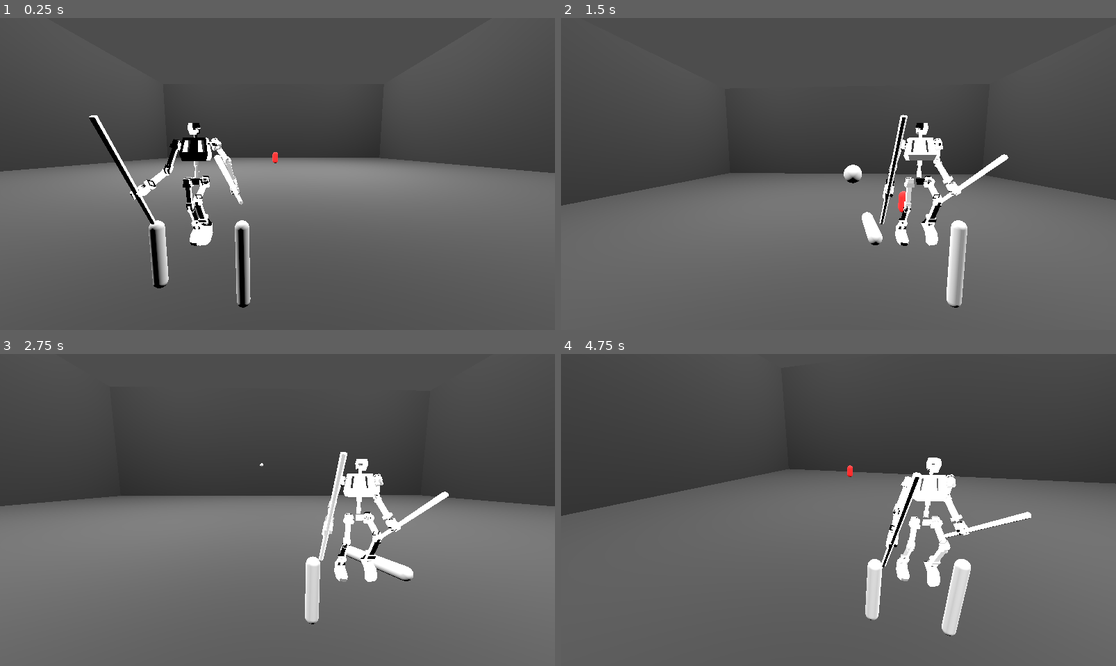
Above: before the commit, frames 1-4 (two rows, left to right).
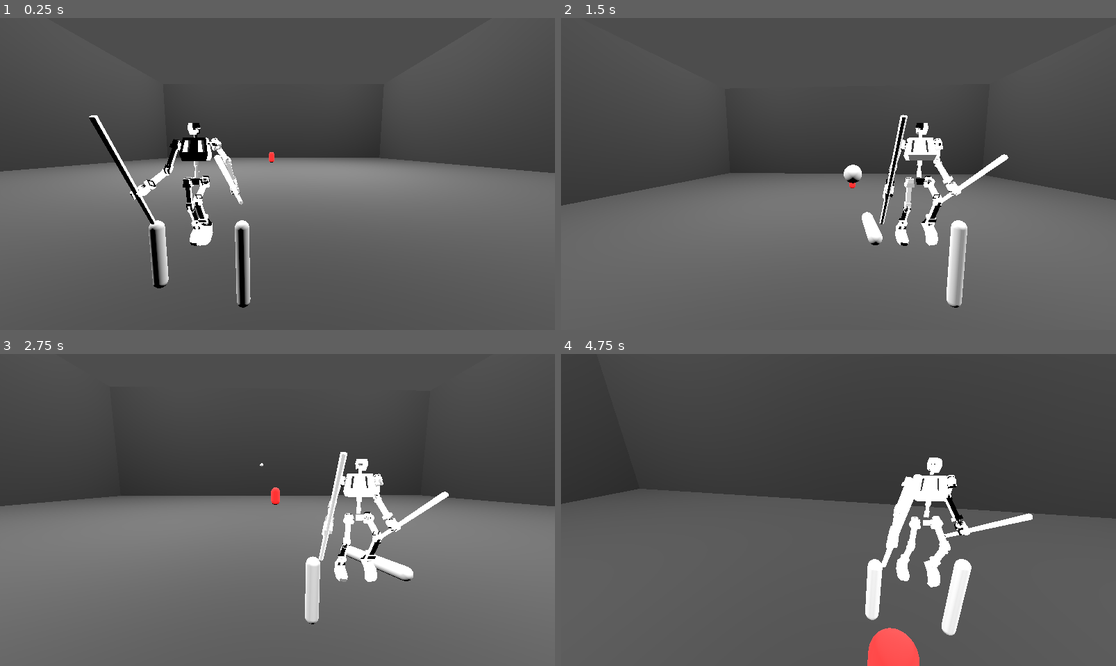
Above: after the commit, the same moments.

Repository: SKeppinger/brickbot-beatdown
Game: Godot game, scene res://demo/demo_arena.tscn
The game is run twice, just before and just after one commit, with the same random seed, the same clock (stepped at 60 frames per second) and the same inputs.
Inputs (mouse positions are in pixels of both pictures, inside the frame that each line leads up to):
- Up to frame 1 (0.25 s): no input
- Up to frame 2 (1.5 s): tap Enter at 0.5 s; move the mouse to (866, 174) at 0.52 s; hold W (move_forward) from 0.53 s (still down); tap X (change_shoulder) at 0.6 s; tap Space (jump) at 0.77 s; move the mouse to (810, 174) at 1.27 s; click (810, 174) at 1.35 s
- Up to frame 3 (2.75 s): keep holding W (move_forward); tap Space (jump) at 1.52 s; move the mouse to (288, 503) at 2.02 s; hold Right mouse button (right_ability) from 2.03 s (still down)
- Up to frame 4 (4.75 s): keep holding W (move_forward); move the mouse to (832, 516) at 2.77 s; release Right mouse button (right_ability) at 2.78 s; tap Shift (special_ability) at 2.85 s; tap Space (jump) at 3.02, 3.77, 4.52 s; move the mouse to (877, 513) at 3.52 s; hold Ctrl (sprint) 3.53-4.28 s; move the mouse to (794, 506) at 4.27 s; tap C (target_lock) at 4.35 s

The runs differ from the first frame. In frame 1, less than 0.1% of the frame differs, in the area x 48-51%, y 42-47%; in frame 2, less than 0.1%; in frame 3, less than 0.1%; in frame 4, 11%, in the area x 0-100%, y 33-100%.

Commit message:
enemy movement work
Starting work on enemy movement

Diff:
--- a/demo/demo_arena.tscn
+++ b/demo/demo_arena.tscn
@@ -57,85 +57,86 @@
 size = Vector2(60, 20)
 orientation = 0
 
-[node name="DemoArena" type="Node3D"]
+[node name="DemoArena" type="Node3D" unique_id=548794428]
 
-[node name="Light1" type="OmniLight3D" parent="."]
+[node name="Light1" type="OmniLight3D" parent="." unique_id=797241854]
 transform = Transform3D(1, 0, 0, 0, -4.371139e-08, 1, 0, -1, -4.371139e-08, -19, 25, -19)
 light_energy = 8.0
 light_indirect_energy = 16.0
 omni_range = 60.0
 omni_attenuation = 0.2
 
-[node name="Light2" type="OmniLight3D" parent="."]
+[node name="Light2" type="OmniLight3D" parent="." unique_id=1854399376]
 transform = Transform3D(1, 0, 0, 0, -4.371139e-08, 1, 0, -1, -4.371139e-08, 19, 25, 19)
 light_energy = 8.0
 light_indirect_energy = 16.0
 omni_range = 60.0
 omni_attenuation = 0.2
 
-[node name="Light3" type="OmniLight3D" parent="."]
+[node name="Light3" type="OmniLight3D" parent="." unique_id=1283709486]
 transform = Transform3D(1, 0, 0, 0, -4.371139e-08, 1, 0, -1, -4.371139e-08, -19, 25, 19)
 light_energy = 8.0
 light_indirect_energy = 16.0
 omni_range = 60.0
 omni_attenuation = 0.2
 
-[node name="Light4" type="OmniLight3D" parent="."]
+[node name="Light4" type="OmniLight3D" parent="." unique_id=1301191350]
 transform = Transform3D(1, 0, 0, 0, -4.371139e-08, 1, 0, -1, -4.371139e-08, 19, 25, -19)
 light_energy = 8.0
 light_indirect_energy = 16.0
 omni_range = 60.0
 omni_attenuation = 0.2
 
-[node name="Player" parent="." instance=ExtResource("1_b6hqq")]
+[node name="Player" parent="." unique_id=1426380079 instance=ExtResource("1_b6hqq")]
 transform = Transform3D(1, 0, 0, 0, 1, 0, 0, 0, 1, 0, 1.2, 25)
 
-[node name="Floor" type="StaticBody3D" parent="."]
+[node name="Floor" type="StaticBody3D" parent="." unique_id=1942380653]
 collision_layer = 4
 collision_mask = 3
 
-[node name="CollisionShape3D" type="CollisionShape3D" parent="Floor"]
+[node name="CollisionShape3D" type="CollisionShape3D" parent="Floor" unique_id=615976014]
 shape = SubResource("WorldBoundaryShape3D_d6po2")
 
-[node name="MeshInstance3D" type="MeshInstance3D" parent="Floor"]
+[node name="MeshInstance3D" type="MeshInstance3D" parent="Floor" unique_id=1939002869]
 transform = Transform3D(30, 0, 0, 0, 30, 0, 0, 0, 30, 0, 0, 0)
 mesh = SubResource("PlaneMesh_ytiva")
 
-[node name="Walls" type="StaticBody3D" parent="."]
+[node name="Walls" type="StaticBody3D" parent="." unique_id=942350698]
 collision_layer = 4
 collision_mask = 3
 
-[node name="CollisionShape3D" type="CollisionShape3D" parent="Walls"]
+[node name="CollisionShape3D" type="CollisionShape3D" parent="Walls" unique_id=932111494]
 transform = Transform3D(1, 0, 0, 0, 1, 0, 0, 0, 1, -30, 0, 0)
 shape = SubResource("WorldBoundaryShape3D_u10mr")
 
-[node name="CollisionShape3D2" type="CollisionShape3D" parent="Walls"]
+[node name="CollisionShape3D2" type="CollisionShape3D" parent="Walls" unique_id=1459139080]
 transform = Transform3D(1, 0, 0, 0, 1, 0, 0, 0, 1, 30, 0, 0)
 shape = SubResource("WorldBoundaryShape3D_dar0o")
 
-[node name="CollisionShape3D3" type="CollisionShape3D" parent="Walls"]
+[node name="CollisionShape3D3" type="CollisionShape3D" parent="Walls" unique_id=13994922]
 transform = Transform3D(1, 0, 0, 0, 1, 0, 0, 0, 1, 0, 0, 30)
 shape = SubResource("WorldBoundaryShape3D_ytiva")
 
-[node name="CollisionShape3D4" type="CollisionShape3D" parent="Walls"]
+[node name="CollisionShape3D4" type="CollisionShape3D" parent="Walls" unique_id=970853013]
 transform = Transform3D(1, 0, 0, 0, 1, 0, 0, 0, 1, 0, 0, -30)
 shape = SubResource("WorldBoundaryShape3D_j5lb4")
 
-[node name="MeshInstance3D" type="MeshInstance3D" parent="Walls"]
+[node name="MeshInstance3D" type="MeshInstance3D" parent="Walls" unique_id=734377864]
 transform = Transform3D(1, 0, 0, 0, 1, 0, 0, 0, 1, -30, 10, 0)
 mesh = SubResource("PlaneMesh_dar0o")
 
-[node name="MeshInstance3D2" type="MeshInstance3D" parent="Walls"]
+[node name="MeshInstance3D2" type="MeshInstance3D" parent="Walls" unique_id=328087010]
 transform = Transform3D(1, 0, 0, 0, 1, 0, 0, 0, 1, 0, 10, -30)
 mesh = SubResource("PlaneMesh_j5lb4")
 
-[node name="MeshInstance3D3" type="MeshInstance3D" parent="Walls"]
+[node name="MeshInstance3D3" type="MeshInstance3D" parent="Walls" unique_id=1092355978]
 transform = Transform3D(1, 0, 0, 0, 1, 0, 0, 0, 1, 0, 10, 30)
 mesh = SubResource("PlaneMesh_u10mr")
 
-[node name="MeshInstance3D4" type="MeshInstance3D" parent="Walls"]
+[node name="MeshInstance3D4" type="MeshInstance3D" parent="Walls" unique_id=264127332]
 transform = Transform3D(1, 0, 0, 0, 1, 0, 0, 0, 1, 30, 10, 0)
 mesh = SubResource("PlaneMesh_s1s6j")
 
-[node name="Enemy" parent="." instance=ExtResource("2_igoa8")]
+[node name="Enemy" parent="." unique_id=1289073528 node_paths=PackedStringArray("player") instance=ExtResource("2_igoa8")]
 transform = Transform3D(1, 0, 0, 0, 1, 0, 0, 0, 1, 0, 1.2, -10)
+player = NodePath("../Player")
--- a/demo/demo_enemy.gd
+++ b/demo/demo_enemy.gd
@@ -4,25 +4,41 @@
 @onready var normal_mesh = $NormalMesh
 @onready var hurt_mesh = $HurtMesh
 
+@export var player: Player
+
 const SPEED = 11.0
 const GRAVITY = -30.0
 const HURT_DURATION = 0.25
 
-var direction = Vector2(0, 0)
+var direction = Vector3(0, 0, 0)
 var dir_duration = 0.0
 var dir_change_timer = 0.0
 var is_hurt = false
 var hurt_timer = 0.0
+var health = 100
+var desired_range = "close"
+var target_position = Vector3.ZERO
 
 func _process(delta):
+	#Current desired behaviors: Pick between wanting to be close or far, then attempt to move to that range. Recheck and change every 15? sec
 	if dir_change_timer <= 0.0:
-		dir_duration = randf_range(0.5, 3.0)
-		dir_change_timer = dir_duration
-		direction.x = randf_range(-1, 1)
-		direction.y = randf_range(-1, 1)
-	else:
-		dir_change_timer -= delta
+		dir_change_timer = 30
+		if desired_range == "far":
+			desired_range = "close"
+		else:
+			desired_range = "far"
 
+
+
+	#if dir_change_timer <= 0.0:
+		#dir_duration = randf_range(0.5, 3.0)
+		#dir_change_timer = dir_duration
+		#direction.x = randf_range(-1, 1)
+		#direction.y = randf_range(-1, 1)
+	#else:
+		#dir_change_timer -= delta
+
+	#Hurt color change
 	if hurt_timer <= 0.0:
 		normal_mesh.visible = true
 		hurt_mesh.visible = false
@@ -35,6 +51,12 @@
 		velocity.x = 0.0
 		velocity.z = 0.0
 	else:
+		#If staying at far, move to target point, otherwise move towards player.
+		if desired_range == "far":
+			direction = position.direction_to(target_position)
+		else:
+			direction = position.direction_to(player.position)
+
 		velocity.x = direction.x * SPEED
 		velocity.z = direction.y * SPEED
 	if not is_on_floor():
--- a/demo/enemy.tscn
+++ b/demo/enemy.tscn
@@ -16,17 +16,17 @@
 [sub_resource type="CapsuleMesh" id="CapsuleMesh_wtyih"]
 material = SubResource("StandardMaterial3D_4us2m")
 
-[node name="Enemy" type="CharacterBody3D" groups=["enemy"]]
+[node name="Enemy" type="CharacterBody3D" unique_id=409825031 groups=["enemy"]]
 collision_layer = 2
 collision_mask = 7
 script = ExtResource("1_xm18p")
 
-[node name="CollisionShape3D" type="CollisionShape3D" parent="."]
+[node name="CollisionShape3D" type="CollisionShape3D" parent="." unique_id=592725260]
 shape = SubResource("CapsuleShape3D_h17gs")
 
-[node name="NormalMesh" type="MeshInstance3D" parent="."]
+[node name="NormalMesh" type="MeshInstance3D" parent="." unique_id=167494461]
 mesh = SubResource("CapsuleMesh_xm18p")
 
-[node name="HurtMesh" type="MeshInstance3D" parent="."]
+[node name="HurtMesh" type="MeshInstance3D" parent="." unique_id=2091913855]
 visible = false
 mesh = SubResource("CapsuleMesh_wtyih")
Not shown: 1 places in demo/demo_arena.tscn that only renumber resources
Not shown: 1 places in demo/enemy.tscn that only renumber resources
